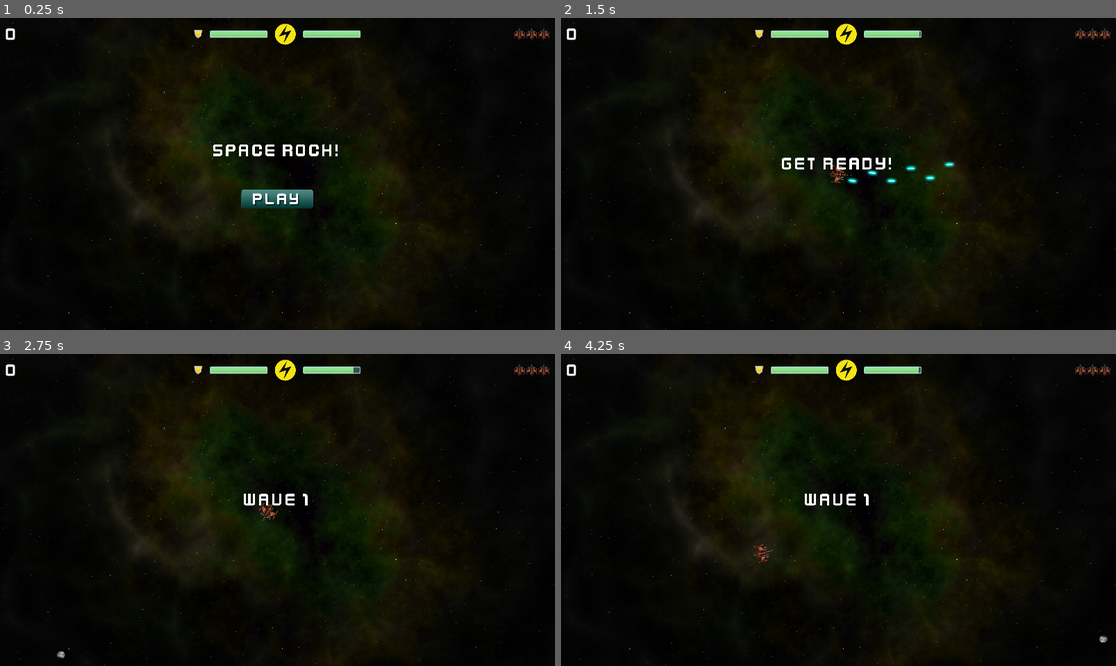
Above: before the commit, frames 1-4 (two rows, left to right).
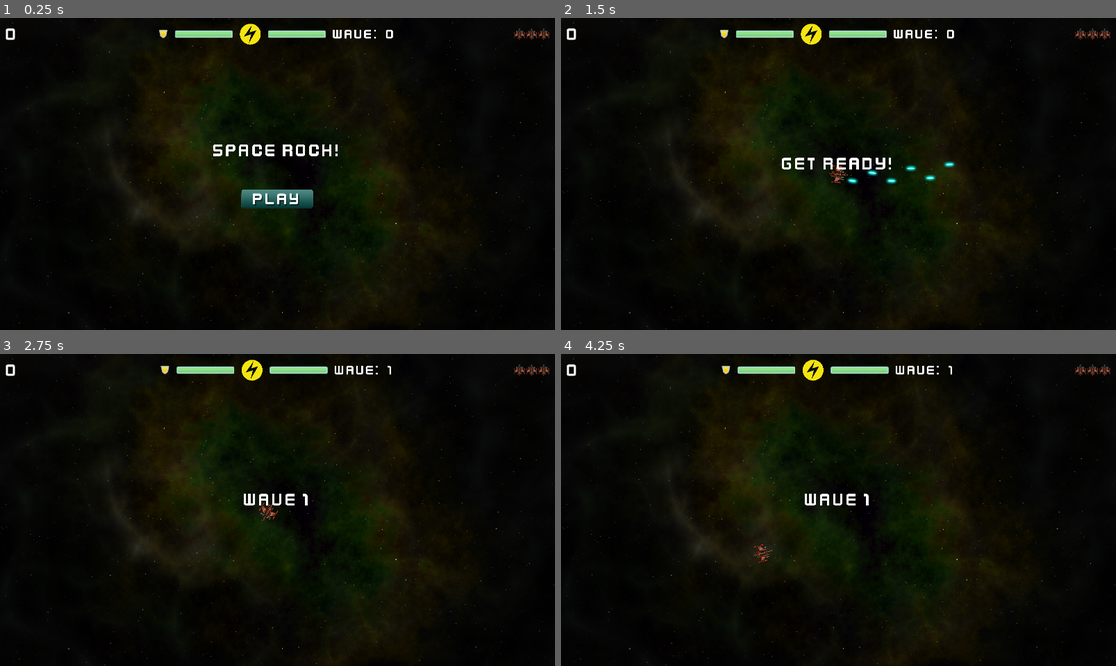
Above: after the commit, the same moments.

Repository: dallasw1983/Space-Rocks
Game: Godot game, scene res://main.tscn
Two runs of this game, one before a commit and one after it. Both use one fixed random seed, a clock stepped at 60 frames per second and the inputs below.
Inputs (mouse positions are in pixels of both pictures, inside the frame that each line leads up to):
- Up to frame 1 (0.25 s): no input
- Up to frame 2 (1.5 s): click (838, 198) at 0.5 s; tap Enter (ui_accept) at 1.25 s; hold D (rotate_right) from 1.28 s (still down); hold Space (shoot) from 1.28 s (still down)
- Up to frame 3 (2.75 s): tap Enter (ui_accept) at 1.52, 2.27 s; release D (rotate_right) at 2.03 s; release Space (shoot) at 2.03 s; hold S (down) from 2.03 s (still down); tap Space (shoot) at 2.1 s
- Up to frame 4 (4.25 s): release S (down) at 2.78 s; hold W (thurst) 2.78-3.53 s; hold D (rotate_right) from 2.78 s (still down); tap Space (shoot) at 3.05, 3.6 s; tap Enter (ui_accept) at 3.77 s

The runs differ from the first frame. In frame 1, 1.0% of the frame differs, in the area x 28-71%, y 1-9%; in frame 2, 1.0%; in frame 3, 1.0%; in frame 4, 1.0%.

Commit message:
minor bug fixes

Diff:
--- a/Area2D.gd
+++ b/Area2D.gd
@@ -25,3 +25,4 @@
 func _on_area_entered(area):
 	if area.is_in_group("enemies"):
 		area.take_damage(1)
+		queue_free()
--- a/hud.gd
+++ b/hud.gd
@@ -8,6 +8,12 @@
 @onready var start_button = $VBoxContainer/StartButton
 @onready var shield_bar = $MarginContainer/HBoxContainer/HBoxContainer/ShieldBar
 @onready var energy_bar = $MarginContainer/HBoxContainer/HBoxContainer/GunCoolDown
+@onready var wave_count = $MarginContainer/HBoxContainer/HBoxContainer/WaveCounter
+
+func _ready():
+	energy_bar.value = 1
+	wave_count.text = str("0")
+	shield_bar.value = 1
 
 var bar_textures = {
 	"green" = preload("res://assets/bar_green_200.png"),
@@ -22,25 +28,24 @@
 	if !$GamePlayMusic.playing:
 		$GamePlayMusic.play()
 
+func update_wave(value):
+	wave_count.text = str(value)
+
 func update_shield(value):
-	if value >= 0.6:
-		shield_bar.texture_progress = bar_textures["green"]
+	shield_bar.texture_progress = bar_textures["green"]
 	if value < 0.4:
 		shield_bar.texture_progress = bar_textures["red"]
-	if value < 0.6:
+	if value < 0.6 and value > 0.4:
 		shield_bar.texture_progress = bar_textures["yellow"]
 	shield_bar.value = value
 
 func update_energy_bar(value):
-	if value >= 0.6:
-		shield_bar.texture_progress = bar_textures["green"]
+	energy_bar.texture_progress = bar_textures["green"]
 	if value < 0.4:
-		shield_bar.texture_progress = bar_textures["red"]
-	if value < 0.6:
-		shield_bar.texture_progress = bar_textures["yellow"]
+		energy_bar.texture_progress = bar_textures["red"]
+	if value < 0.6 and value > 0.4:
+		energy_bar.texture_progress = bar_textures["yellow"]
 	energy_bar.value = value
-
-
 
 func show_message(text):
 	message.text = text
--- a/hud.tscn
+++ b/hud.tscn
@@ -14,6 +14,10 @@
 [sub_resource type="LabelSettings" id="LabelSettings_tuur8"]
 font = ExtResource("1_737q2")
 font_size = 64
+
+[sub_resource type="LabelSettings" id="LabelSettings_s3nin"]
+font = ExtResource("1_737q2")
+font_size = 48
 
 [sub_resource type="LabelSettings" id="LabelSettings_wiuy5"]
 font = ExtResource("1_737q2")
@@ -84,6 +88,16 @@
 texture_over = ExtResource("4_l61ch")
 texture_progress = ExtResource("5_ot7y2")
 
+[node name="Wave" type="Label" parent="MarginContainer/HBoxContainer/HBoxContainer"]
+layout_mode = 2
+text = "Wave:"
+label_settings = SubResource("LabelSettings_s3nin")
+
+[node name="WaveCounter" type="Label" parent="MarginContainer/HBoxContainer/HBoxContainer"]
+layout_mode = 2
+text = "1"
+label_settings = SubResource("LabelSettings_s3nin")
+
 [node name="LivesCounter" type="HBoxContainer" parent="MarginContainer/HBoxContainer"]
 layout_mode = 2
 size_flags_horizontal = 10
--- a/main.gd
+++ b/main.gd
@@ -6,9 +6,11 @@
 
 var screensize = Vector2.ZERO
 var level = 0
+var past_level = 0
 var score = 0
 var playing = false
 var enemy_timer = 0.5
+var quit_ready = false
 
 func _ready():
 	$Player.hide()
@@ -28,38 +30,67 @@
 	$EnemyTimer.start(randf_range(5, 10))
 
 func new_level():
-	level += 1
-	$HUD.show_message("Wave %s" % level)
-	$Player.set_freeze_enabled(false)
-	for i in level:
-		spawn_rock(i+1)
-	enemy_timer = enemy_timer * 0.95
+	if past_level == level:
+		level += 1
+		$Player.set_freeze_enabled(false)
+		$EnemyTimer.stop()
+		enemy_timer = enemy_timer * 0.95
+		$Player.set_energy(200)
+		$Player.set_shield(200)
+		$HUD.show_message("Wave %s" % level)
+		await get_tree().create_timer(3).timeout
+		for i in level:
+			spawn_rock(i+1)
+		$EnemyTimer.start()
+		past_level = level
 
 func _input(event):
-	if event.is_action_pressed("esc") and playing:
-		get_tree().paused = not get_tree().paused
-		var message = $HUD/VBoxContainer/Message
-		if get_tree().paused:
-			message.text = "Paused"
+	if event.is_action_pressed("esc"):
+		if playing:
+			pause_game_play()
+		if not playing and quit_ready:
+			pause_game_play()
+			var message = $HUD/VBoxContainer/Message
+			message.text = "Space Rocks!"
 			message.show()
-			get_tree().call_group("hittable", "pause_tree")
-			$EnemyTimer.stop()
-			$Player/ShieldRechargeDelay.stop()
-			# need to be able to pause enemy ship and player shooting
+			quit_ready = false
+	if event.is_action_pressed("quit"):
+		if not quit_ready:
+			quit_confirm()
 		else:
-			message.text = ""
-			message.hide()
-			get_tree().call_group("hittable", "pause_tree")
-			$EnemyTimer.start()
-			$Player/ShieldRechargeDelay.start()
-	if event.is_action_pressed("quit"):
-		get_tree().quit()
+			get_tree().quit()
 
 func game_over():
 	playing = false
 	$HUD.game_over()
 	$EnemyTimer.stop()
 
+func pause_game_play():
+	get_tree().paused = not get_tree().paused
+	var message = $HUD/VBoxContainer/Message
+	quit_ready = false
+	if get_tree().paused:
+		message.text = "Paused"
+		message.show()
+		get_tree().call_group("hittable", "pause_tree")
+		$EnemyTimer.stop()
+		$Player/ShieldRechargeDelay.stop()
+		# need to be able to pause enemy ship and player shooting
+	else:
+		message.text = ""
+		message.hide()
+		get_tree().call_group("hittable", "pause_tree")
+		if $EnemyTimer.time_left:
+			$EnemyTimer.start()
+		$Player/ShieldRechargeDelay.start()
+
+func quit_confirm():
+	pause_game_play()
+	var message = $HUD/VBoxContainer/Message
+	message.hide()
+	message.text = "Press CTRL-Q to quit or ESC to resume"
+	message.show()
+	quit_ready = !quit_ready
 
 func _process(delta):
 	if not playing:
@@ -67,6 +98,8 @@
 	elif get_tree().get_nodes_in_group("rocks").size() == 0:
 		new_level()
 	$HUD.update_score(score)
+	$HUD.update_wave(level)
+	$HUD.update_energy_bar($Player.get_energy() / $Player.get_energy_max())
 
 func spawn_rock(size, pos=null, vel=null, minv=50, maxv=800):
 	if pos == null:
@@ -90,7 +123,6 @@
 		var newvel = dir *vel.length() * 1.1
 		spawn_rock(size -1, newpos, newvel)
 
-
 func _on_enemy_timer_timeout():
 	var e = enemey_scene.instantiate()
 	add_child(e)
--- a/main.tscn
+++ b/main.tscn
@@ -40,7 +40,6 @@
 one_shot = true
 
 [connection signal="dead" from="Player" to="." method="game_over"]
-[connection signal="energy_changed" from="Player" to="HUD" method="update_energy_bar"]
 [connection signal="lives_changed" from="Player" to="HUD" method="update_lives"]
 [connection signal="shield_changed" from="Player" to="HUD" method="update_shield"]
 [connection signal="start_game" from="HUD" to="." method="new_game"]
--- a/player.gd
+++ b/player.gd
@@ -23,7 +23,6 @@
 signal lives_changed
 signal dead
 signal shield_changed
-signal energy_changed
 
 var reset_pos = false
 var lives = 0: set = set_lives
@@ -38,6 +37,17 @@
 var paused = false
 var shield_recharge_ready = false
 var shield_last_value : float = 0
+
+func set_energy(value):
+	energy += value
+	if energy > energy_max:
+		energy = energy_max
+
+func get_energy():
+	return energy
+
+func get_energy_max():
+	return energy_max
 
 func set_shield(value):
 	value = min(value, max_shield)
@@ -87,7 +97,6 @@
 	shield_last_value = shield
 	if energy < energy_max and not paused:
 		energy += energy_regen * delta
-	energy_changed.emit(energy / energy_max)
 
 func get_input():
 	thurst = Vector2.ZERO
Not shown: 1 places in hud.tscn that only renumber resources
Not shown, changed: Space Rocks.exe
